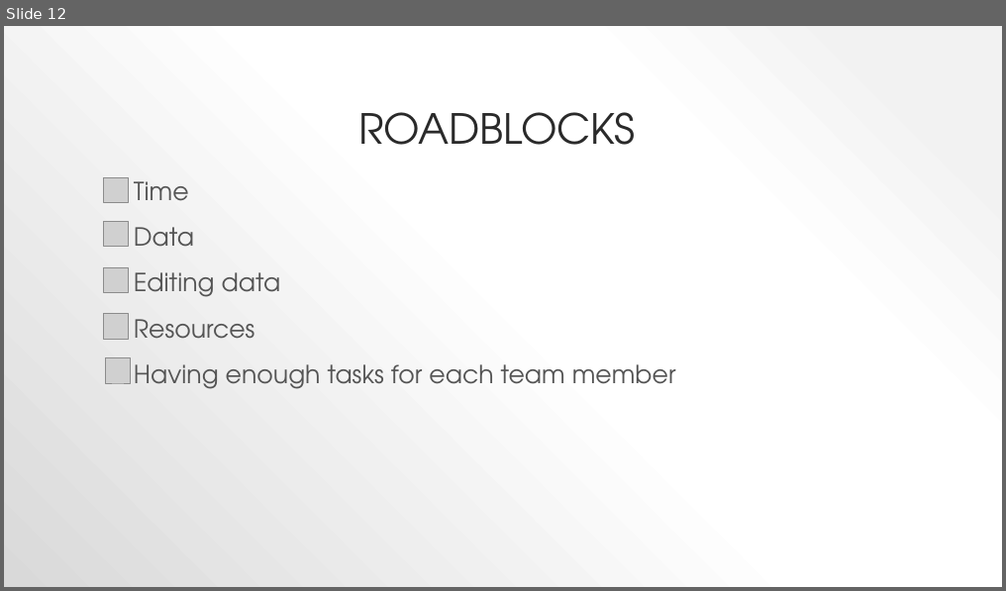
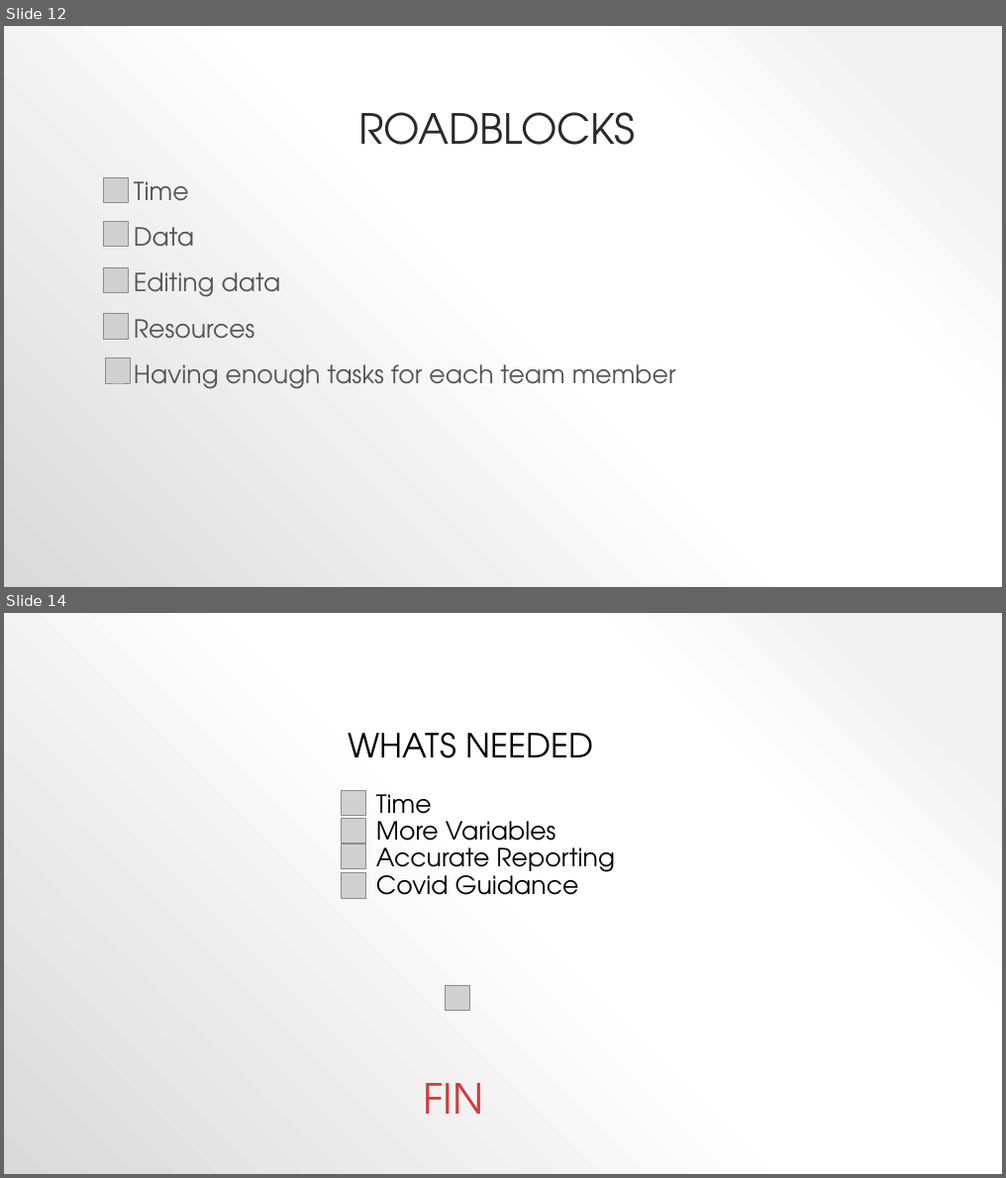
Before and after one commit to Jordanmyer92/COVID-Part-3, a slide deck: PROJECT_3_PRESENTATION (2).pptx. Shown one above the other, each under a label of ours: slide 12 before the commit, slides 12 and 14 after it; the slides between them are not shown. The pictures are 1006x591 and 1006x1178 pixels, drawn with LibreOffice and Linux fonts; fonts in the diff are those of the drawing; grey boxes stand for pictures. Boxes give left, top, right and bottom in pixels: in the first picture for what was removed or moved away, otherwise in the second. Text is boxed around its words. In the diff, an @@ line names an element or a change of style, - is before the commit and + after.

```diff
--- a/PROJECT_3_PRESENTATION (2).pptx
+++ b/PROJECT_3_PRESENTATION (2).pptx
@@ slide 14 added at [4, 613, 1002, 1174], background gradient #F2F2F2 to #FFFFFF to #D9D9D9 @@
@@ text added at [349, 732, 615, 895], 24 pt, text #000000 @@
+WHATS NEEDED
+• Time
+• More Variables
+• Accurate Reporting
+• Covid Guidance
@@ picture added at [341, 790, 365, 815] @@
@@ picture added at [341, 818, 365, 843] @@
@@ picture added at [341, 845, 364, 869] @@
@@ picture added at [341, 873, 364, 898] @@
@@ picture added at [445, 986, 469, 1011] @@
@@ title added at [424, 1083, 484, 1114], 40 pt, text #D5393D @@
+FIN
```
Also in this commit, not shown: 3 slides changed, 1 slide removed.
